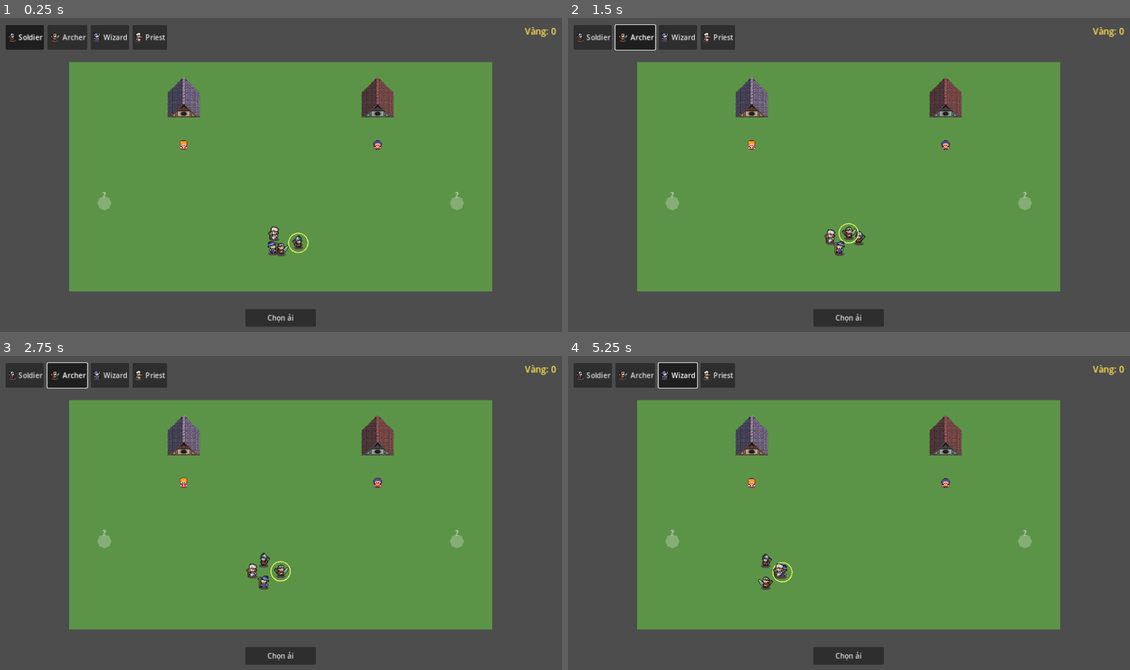
Above: before the commit, frames 1-4 (two rows, left to right).
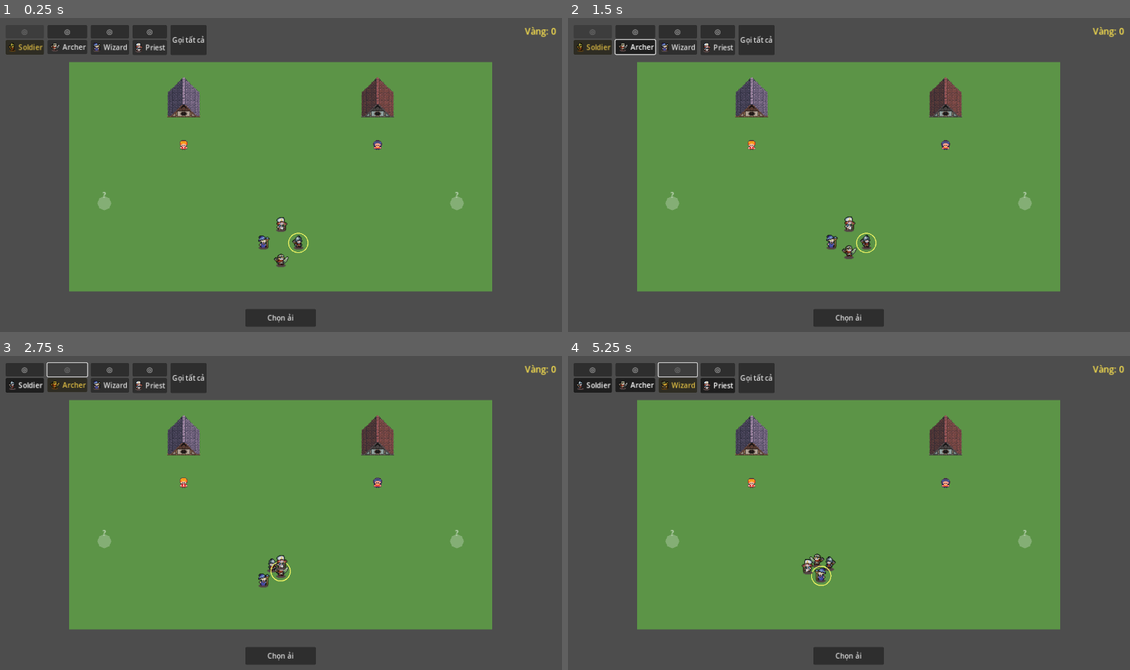
Above: after the commit, the same moments.

Repository: sieuga2712/ROXdandon
Game: Godot game, scene res://scenes/main/Hub.tscn
The game is run twice, just before and just after one commit, with the same random seed, the same clock (stepped at 60 frames per second) and the same inputs.
Inputs (mouse positions are in pixels of both pictures, inside the frame that each line leads up to):
- Up to frame 1 (0.25 s): no input
- Up to frame 2 (1.5 s): click "Soldier" at 0.5 s; click "Archer" at 1.25 s
- Up to frame 3 (2.75 s): click (67, 368) at 2 s, where only the run after the commit has a clickable "◎"
- Up to frame 4 (5.25 s): click (590, 368) at 2.75 s, where only the run after the commit has a clickable "◎"; click "Wizard" at 3.5 s; click "Priest" at 4.25 s; click (680, 368) at 5 s, where only the run after the commit has a clickable "◎"

The runs differ from the first frame. In frame 1, 2.2% of the frame differs, in the area x 1-52%, y 2-80%; in frame 2, 2.2%; in frame 3, 2.2%; in frame 4, 2.4%, in the area x 1-48%, y 2-75%.

Commit message:
đẩy tạm

Diff:
--- a/scripts/main/OverworldMap.gd
+++ b/scripts/main/OverworldMap.gd
@@ -9,7 +9,14 @@
 @onready var _roster_panel: PartyRosterPanel = %PartyRosterPanel
 
 func _ready() -> void:
-	_roster_panel.leader_selected.connect(_world.select_leader)
+	_roster_panel.control_requested.connect(_world.select_leader)
+	_roster_panel.follow_toggled.connect(_world.toggle_follow)
+	_roster_panel.recall_all_requested.connect(_world.recall_all)
+	_world.state_changed.connect(_on_world_state_changed)
+	_on_world_state_changed() ## đồng bộ hiển thị ban đầu - OverworldWorld._ready() đã chọn sẵn leader mặc định trước khi 2 node này kết nối được với nhau
+
+func _on_world_state_changed() -> void:
+	_roster_panel.refresh(_world.party_units, _world.leader, _world.following)
 
 func set_interactive(value: bool) -> void:
 	_world.interactive = value
--- a/scripts/main/OverworldWorld.gd
+++ b/scripts/main/OverworldWorld.gd
@@ -1,16 +1,20 @@
 class_name OverworldWorld
 extends Node2D
 
-## Map nhỏ thay Hub tĩnh cũ - 4 thành viên party đi lại được, điều khiển theo
-## kiểu "leader + auto-follow": PartyRosterPanel chọn đúng 1 người làm leader
-## (xem select_leader), click trái vào map ra lệnh leader đi tới đó, 3 người
-## còn lại LUÔN tự bám theo leader mỗi frame - không có khái niệm "chọn nhiều
-## unit"/kéo vùng chọn/chuột phải (bỏ hẳn so với bản RTS multi-select trước,
-## đơn giản hơn và hợp mobile hơn - project nhắm handheld/landscape, không có
-## chuột phải trên touch). NPC/nhà/placeholder trong scene chỉ là trang trí -
-## không đưa vào party_units nên không thể chọn/di chuyển được.
+## Map nhỏ thay Hub tĩnh cũ - 4 thành viên party đi lại được, mỗi người có 1
+## trong 3 trạng thái (lấy cảm hứng Ragnarok X): ĐANG ĐIỀU KHIỂN (đúng 1 người,
+## `leader` - đi theo lệnh chuột phải trên map), ĐANG THEO (`following[unit] =
+## true` - tự bám theo leader mỗi frame), hoặc ĐỘC LẬP (đứng yên tại chỗ).
+## PartyRosterPanel gọi select_leader()/toggle_follow()/recall_all() (nối
+## trong OverworldMap.gd) - OverworldWorld là nguồn sự thật duy nhất, luôn
+## emit state_changed sau khi đổi để panel refresh() lại đúng theo state thật
+## (đổi leader làm leader cũ tự bật "đang theo" - panel không tự đoán được).
+## NPC/nhà/placeholder trong scene chỉ là trang trí - không đưa vào
+## party_units nên không thể điều khiển/theo/chọn được.
 ## Không có combat/AI ở đây - xem BattleScene.gd cho phần chiến đấu (tách biệt
 ## hoàn toàn, OverworldWorld không đụng tới).
+
+signal state_changed
 
 const TROOP_UNIT_SCENE: PackedScene = preload("res://scenes/troop/TroopUnit.tscn")
 
@@ -35,6 +39,7 @@
 var interactive: bool = true
 var party_units: Array[TroopUnit] = []
 var leader: TroopUnit = null
+var following: Dictionary = {} ## TroopUnit -> bool, mặc định false (độc lập) nếu chưa có key
 var _leader_target: Vector2 = Vector2.ZERO
 var _has_leader_target: bool = false
 
@@ -61,19 +66,52 @@
 			offset = Vector2.RIGHT.rotated(TAU * i / ids.size()) * SPAWN_SPREAD_RADIUS
 		unit.position = SPAWN_CENTER + offset
 		party_units.append(unit)
-	select_leader(0) ## mặc định leader = thành viên đầu tiên, khớp nút đầu tiên đã bấm sẵn trên PartyRosterPanel
+	select_leader(0) ## mặc định leader = thành viên đầu tiên, khớp icon điều khiển đầu tiên bị disable sẵn trên PartyRosterPanel
 
-## PartyRosterPanel.leader_selected gọi hàm này (nối trong OverworldMap.gd).
-## Huỷ lệnh di chuyển dở của leader cũ - leader mới đứng yên chờ lệnh mới,
-## người vừa mất vai leader tự động chuyển sang bám theo leader mới ngay
-## frame kế tiếp (xem _process).
+## PartyRosterPanel.control_requested gọi hàm này (nối trong OverworldMap.gd).
+## Leader CŨ tự động chuyển sang "đang theo" leader mới - không bị bỏ rơi đứng
+## yên đột ngột. Huỷ lệnh di chuyển dở của leader mới, chờ lệnh mới.
 func select_leader(index: int) -> void:
+	if index < 0 or index >= party_units.size() or party_units[index] == leader:
+		return
+	var old_leader := leader
+	leader = party_units[index]
+	_has_leader_target = false
+	if old_leader != null:
+		following[old_leader] = true
+	following.erase(leader) ## người đang điều khiển không có khái niệm "đang theo"
+	for unit in party_units:
+		unit.set_selected(unit == leader)
+	state_changed.emit()
+
+## PartyRosterPanel.follow_toggled gọi hàm này - bấm thân thẻ 1 người KHÔNG
+## PHẢI leader để bật/tắt "đang theo", không đụng gì tới ai đang điều khiển.
+func toggle_follow(index: int) -> void:
 	if index < 0 or index >= party_units.size():
 		return
-	leader = party_units[index]
-	_has_leader_target = false
+	var unit := party_units[index]
+	if unit == leader:
+		return
+	following[unit] = not following.get(unit, false)
+	state_changed.emit()
+
+## PartyRosterPanel "Gọi tất cả" - dịch chuyển TỨC THỜI (không đi bộ) mọi
+## người về quanh leader và bật "đang theo" cho tất cả, kể cả người đang độc
+## lập ở xa.
+func recall_all() -> void:
+	if leader == null:
+		return
+	var follower_index := 0
 	for unit in party_units:
-		unit.set_selected(unit == leader)
+		if unit == leader:
+			follower_index += 1
+			continue
+		var target := _clamp_to_bounds(leader.position + FOLLOW_OFFSETS[follower_index % FOLLOW_OFFSETS.size()])
+		follower_index += 1
+		unit.position = target
+		unit.play_idle()
+		following[unit] = true
+	state_changed.emit()
 
 func _process(delta: float) -> void:
 	if leader == null:
@@ -89,9 +127,12 @@
 	for unit in party_units:
 		if unit == leader:
 			continue
-		var target := _clamp_to_bounds(leader.position + FOLLOW_OFFSETS[follower_index % FOLLOW_OFFSETS.size()])
+		if following.get(unit, false):
+			var target := _clamp_to_bounds(leader.position + FOLLOW_OFFSETS[follower_index % FOLLOW_OFFSETS.size()])
+			_move_toward(unit, target, delta)
+		else:
+			unit.play_idle() ## độc lập - đứng yên tại chỗ, không đụng position
 		follower_index += 1
-		_move_toward(unit, target, delta)
 
 ## Rút gọn từ nhánh di chuyển của BattleScene._update_unit (seek + arrival
 ## check) - không có tấn công/tầm đánh/AI gì cả, chỉ đi tới điểm rồi dừng.
@@ -111,18 +152,16 @@
 		clampf(pos.y, MAP_BOUNDS.position.y, MAP_BOUNDS.position.y + MAP_BOUNDS.size.y)
 	)
 
-## Click trái vào map = ra lệnh leader đi tới đó - không còn kéo vùng chọn/
-## chuột phải (bỏ hẳn so với bản RTS trước, chọn leader giờ nằm ở
-## PartyRosterPanel, không phải click trên map nữa).
-## Dùng event.position tự tính ra world-space qua canvas_transform của
-## viewport, KHÔNG dùng get_global_mouse_position() - hàm đó đọc vị trí chuột
-## "đã lưu" của viewport, giá trị này không đáng tin nếu chưa có sự kiện
-## chuyển động chuột nào trước đó cập nhật nó (xảy ra thật với tap trên touch,
-## project này nhắm handheld/landscape - xem project.godot).
+## Click phải vào map = ra lệnh leader đi tới đó. Dùng event.position tự tính
+## ra world-space qua canvas_transform của viewport, KHÔNG dùng
+## get_global_mouse_position() - hàm đó đọc vị trí chuột "đã lưu" của
+## viewport, giá trị này không đáng tin nếu chưa có sự kiện chuyển động chuột
+## nào trước đó cập nhật nó (xảy ra thật với tap trên touch, project này nhắm
+## handheld/landscape - xem project.godot).
 func _unhandled_input(event: InputEvent) -> void:
 	if not interactive or leader == null:
 		return
-	if event is InputEventMouseButton and event.button_index == MOUSE_BUTTON_LEFT and event.pressed:
+	if event is InputEventMouseButton and event.button_index == MOUSE_BUTTON_RIGHT and event.pressed:
 		var world_point: Vector2 = get_viewport().get_canvas_transform().affine_inverse() * event.position
 		_leader_target = _clamp_to_bounds(world_point)
 		_has_leader_target = true
--- a/scripts/main/PartyRosterPanel.gd
+++ b/scripts/main/PartyRosterPanel.gd
@@ -1,15 +1,22 @@
 class_name PartyRosterPanel
 extends HBoxContainer
 
-## Bảng hiển thị 4 thành viên party trên OverworldMap - bấm 1 thẻ để chọn
-## người đó làm "leader" (người điều khiển trực tiếp bằng click trên bản đồ,
-## xem OverworldWorld.select_leader). 4 nút dùng chung 1 ButtonGroup nên Godot
-## tự đảm bảo luôn có đúng 1 nút đang bấm - không cần tự quản lý trạng thái
-## chọn tay.
+## Bảng hiển thị 4 thành viên party trên OverworldMap - mỗi thẻ có 2 vùng bấm
+## RIÊNG (không lồng nhau, tránh chồng vùng bấm): control_button (icon nhỏ)
+## chuyển quyền điều khiển sang người đó, member_button (icon+tên) bật/tắt
+## "đang theo" người đang điều khiển. Panel KHÔNG tự giữ trạng thái - chỉ phát
+## signal ra ngoài rồi chờ OverworldWorld gọi lại refresh() để vẽ đúng theo
+## state thật (đổi leader làm leader cũ tự bật "đang theo" - 1 hành động gây
+## 2 thay đổi, để panel tự đoán dễ lệch).
 
-signal leader_selected(index: int)
+signal control_requested(index: int)
+signal follow_toggled(index: int)
+signal recall_all_requested()
 
-var _button_group := ButtonGroup.new()
+const CONTROLLED_TINT: Color = Color(1.0, 0.85, 0.3)
+
+var _member_buttons: Array[Button] = []
+var _control_buttons: Array[Button] = []
 
 func _ready() -> void:
 	var ids := GameState.PARTY_TROOP_IDS
@@ -17,14 +24,45 @@
 		var troop := TroopDatabase.get_by_id(ids[i])
 		if troop == null:
 			continue
-		var button := Button.new()
-		button.text = troop.troop_name
-		button.icon = troop.sprite
-		button.toggle_mode = true
-		button.button_group = _button_group
-		button.button_pressed = i == 0 ## mặc định leader = thành viên đầu tiên, khớp OverworldWorld._spawn_party()
-		button.pressed.connect(_on_button_pressed.bind(i))
-		add_child(button)
+		var card := VBoxContainer.new()
 
-func _on_button_pressed(index: int) -> void:
-	leader_selected.emit(index)
+		var control_button := Button.new()
+		control_button.text = "◎"
+		control_button.tooltip_text = "Điều khiển %s" % troop.troop_name
+		control_button.pressed.connect(_on_control_pressed.bind(i))
+		card.add_child(control_button)
+		_control_buttons.append(control_button)
+
+		var member_button := Button.new()
+		member_button.text = troop.troop_name
+		member_button.icon = troop.sprite
+		member_button.toggle_mode = true
+		member_button.tooltip_text = "Bật/tắt đi theo"
+		member_button.pressed.connect(_on_member_pressed.bind(i))
+		card.add_child(member_button)
+		_member_buttons.append(member_button)
+
+		add_child(card)
+
+	var recall_button := Button.new()
+	recall_button.text = "Gọi tất cả"
+	recall_button.pressed.connect(func(): recall_all_requested.emit())
+	add_child(recall_button)
+
+func _on_control_pressed(index: int) -> void:
+	control_requested.emit(index)
+
+func _on_member_pressed(index: int) -> void:
+	follow_toggled.emit(index)
+
+## OverworldWorld gọi lại mỗi khi leader/following đổi (kể cả tự động) - panel
+## không tự suy đoán, luôn vẽ lại đúng theo dữ liệu thật truyền vào.
+func refresh(party_units: Array[TroopUnit], leader: TroopUnit, following: Dictionary) -> void:
+	for i in range(_member_buttons.size()):
+		if i >= party_units.size():
+			break
+		var unit := party_units[i]
+		var is_leader := unit == leader
+		_member_buttons[i].button_pressed = following.get(unit, false)
+		_member_buttons[i].modulate = CONTROLLED_TINT if is_leader else Color.WHITE
+		_control_buttons[i].disabled = is_leader
